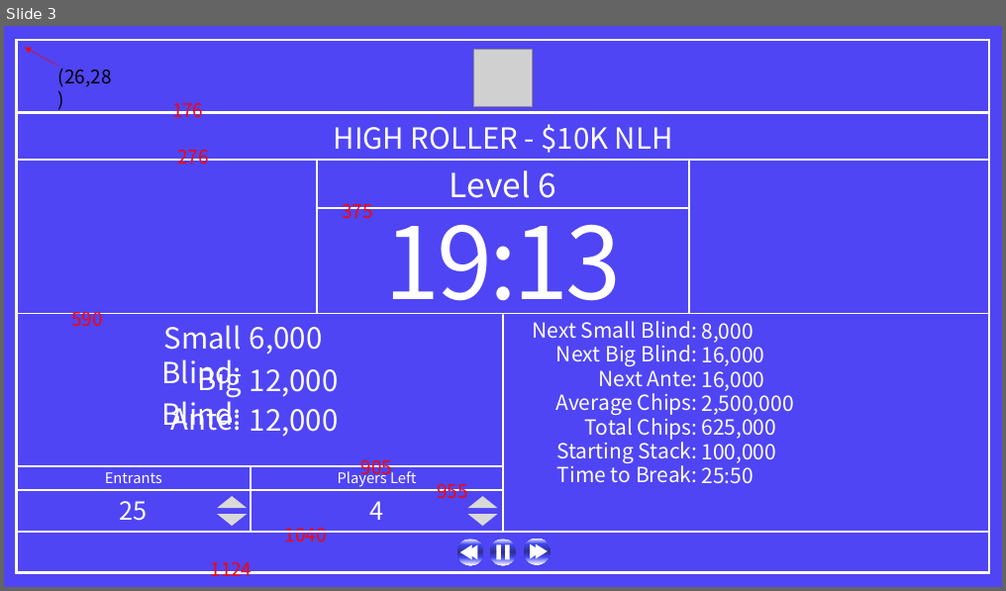
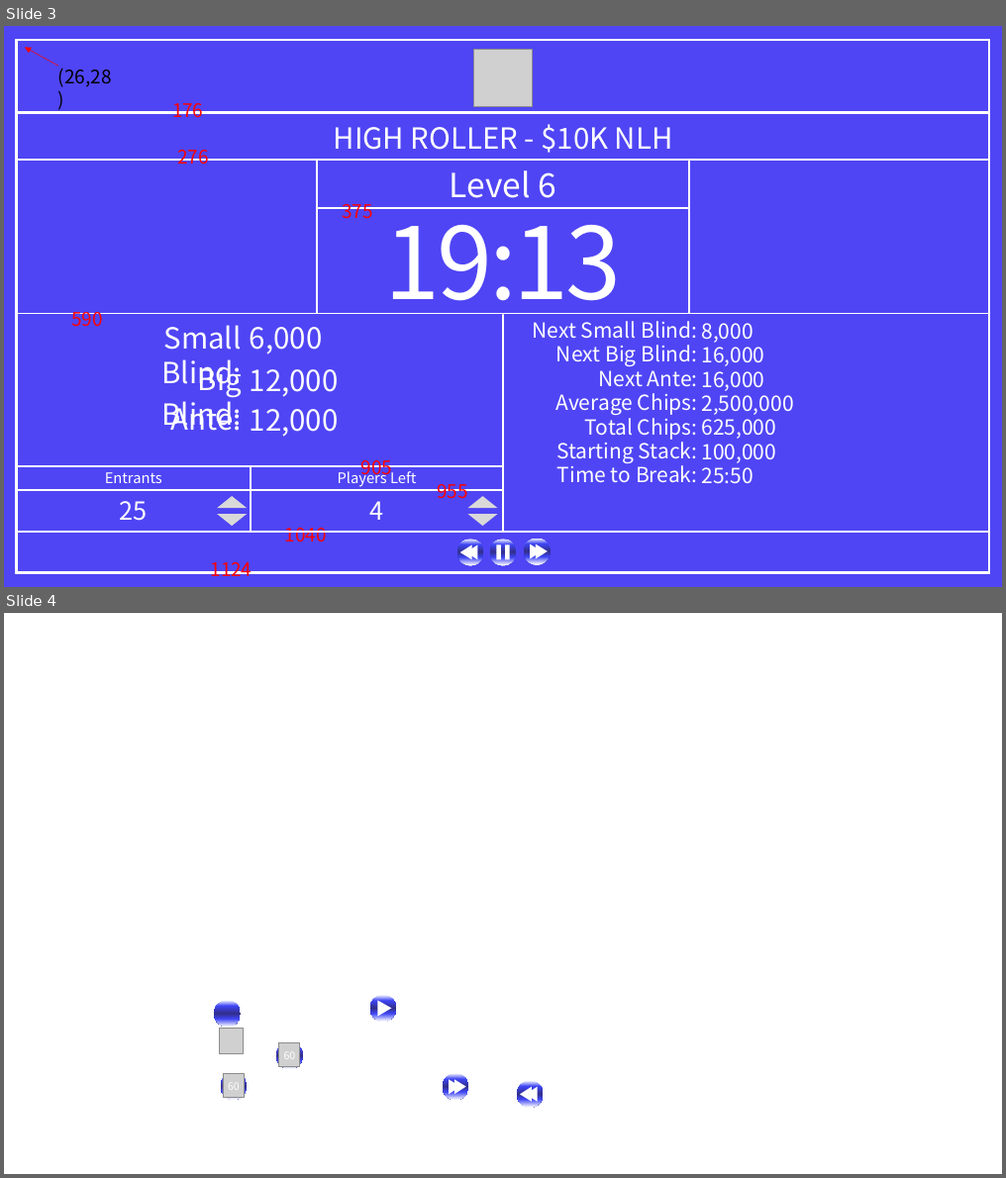
Before and after one commit to kage3175/PokerTimer, a slide deck: 프레젠테이션1.pptx. Shown one above the other, each under a label of ours: slide 3 before the commit, slides 3 and 4 after it. The pictures are 1006x591 and 1006x1178 pixels, drawn with LibreOffice and Linux fonts; fonts in the diff are those of the drawing; grey boxes stand for pictures. Boxes give left, top, right and bottom in pixels: in the first picture for what was removed or moved away, otherwise in the second. Text is boxed around its words. In the diff, an @@ line names an element or a change of style, - is before the commit and + after.

```diff
--- a/프레젠테이션1.pptx
+++ b/프레젠테이션1.pptx
@@ slide 4 added at [4,613,1002,1174], background #FFFFFF @@
@@ ellipse added at [370,995,396,1022], fill gradient #F6F8FC to #3E45F4 to #322E8A to #FFFFFF @@
@@ ellipse added at [214,1001,240,1027], fill gradient #F6F8FC to #3E45F4 to #322E8A to #FFFFFF @@
@@ picture added at [220,1028,243,1054] @@
@@ triangle added at [378,1000,391,1016], fill #FFFFFF @@
@@ ellipse added at [276,1043,303,1069], fill gradient #F6F8FC to #3E45F4 to #322E8A to #FFFFFF @@
@@ picture added at [279,1044,300,1067] @@
@@ text added at [284,1056,296,1057], 10 pt, text #FFFFFF @@
+60
@@ ellipse added at [221,1073,247,1100], fill gradient #F6F8FC to #3E45F4 to #322E8A to #FFFFFF @@
@@ picture added at [223,1074,244,1098] @@
@@ text added at [228,1085,240,1088], 10 pt, text #FFFFFF @@
+60
@@ ellipse added at [443,1074,469,1100], fill gradient #F6F8FC to #3E45F4 to #322E8A to #FFFFFF @@
@@ triangle added at [449,1079,460,1094], fill #FFFFFF @@
@@ triangle added at [454,1079,466,1094], fill #FFFFFF @@
@@ ellipse added at [517,1081,543,1107], fill gradient #F6F8FC to #3E45F4 to #322E8A to #FFFFFF @@
@@ triangle added at [520,1087,532,1102], fill #FFFFFF @@
@@ triangle added at [526,1087,538,1102], fill #FFFFFF @@
```
Also in this commit, not shown: 1 slide removed, 7 other files.
